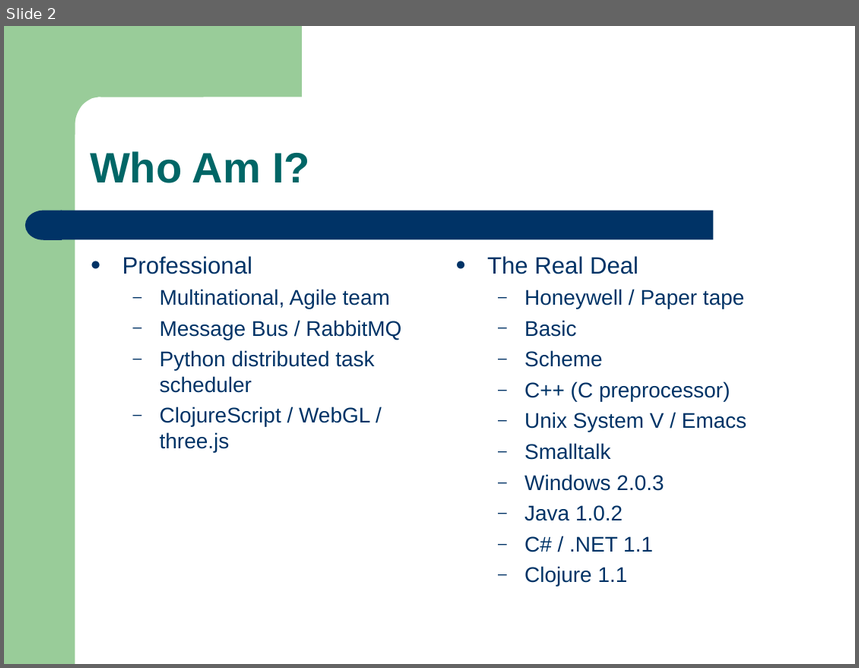
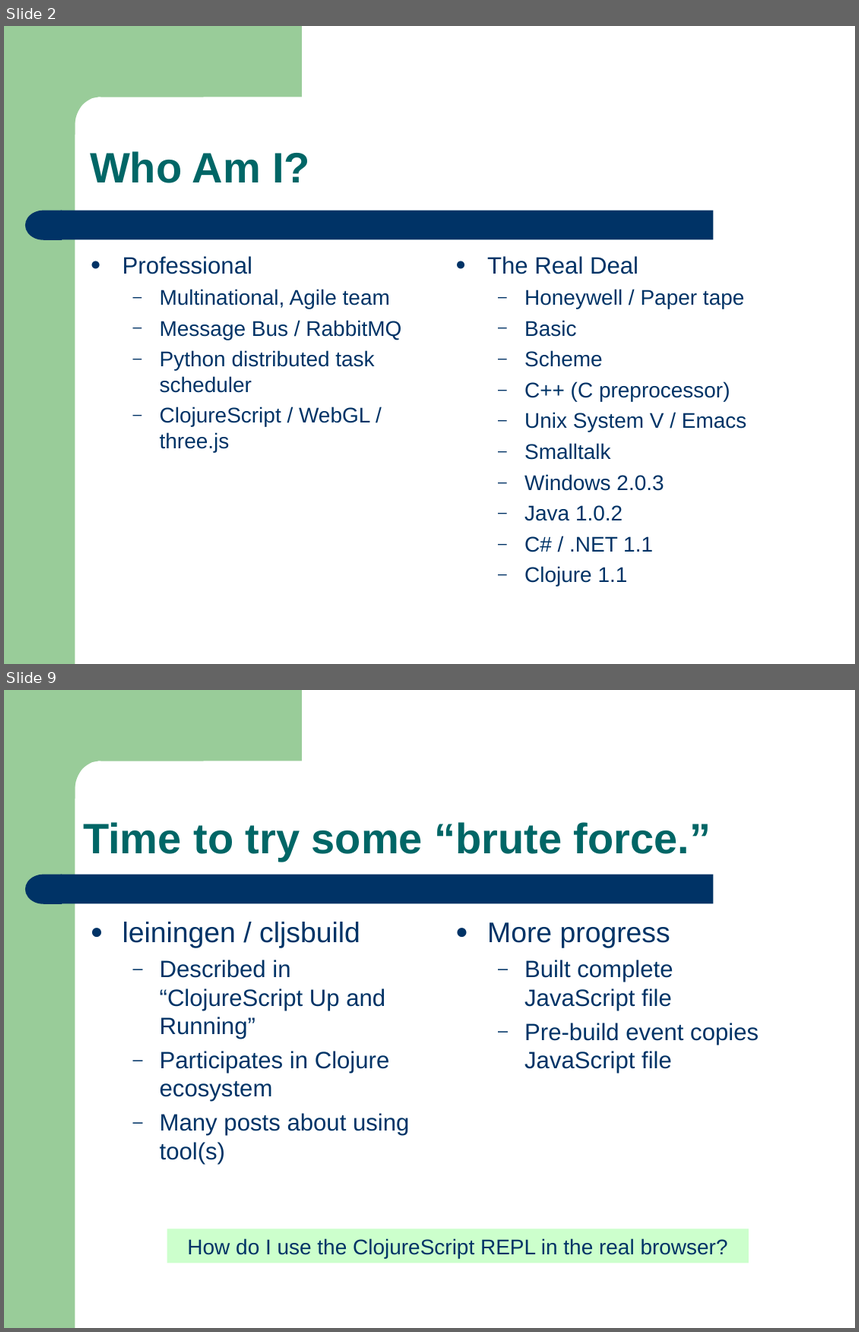
Before and after one commit to mrwizard82d1/yctiam, a slide deck: yctiam.ppt. Shown one above the other, each under a label of ours: slide 2 before the commit, slides 2 and 9 after it; the slides between them are not shown. The pictures are 859x668 and 859x1332 pixels, drawn with LibreOffice and Linux fonts; fonts in the diff are those of the drawing. Boxes give left, top, right and bottom in pixels: in the first picture for what was removed or moved away, otherwise in the second. Text is boxed around its words. In the diff, an @@ line names an element or a change of style, - is before the commit and + after.

```diff
--- a/yctiam.ppt
+++ b/yctiam.ppt
@@ slide 9 added at bbox=[4, 690, 855, 1328], background #FFFFFF; not listed: 4 template elements that a slide beside it also shows @@
@@ title added at bbox=[83, 822, 711, 861], 36 pt, text #006666, bold @@
+Time to try some “brute force.”
@@ text added at bbox=[123, 922, 409, 1164], 20 pt, text #003366 @@
+● leiningen / cljsbuild
+  – Described in “ClojureScript Up and Running”
+  – Participates in Clojure ecosystem
+  – Many posts about using tool(s)
@@ text added at bbox=[487, 923, 759, 1073], 20 pt, text #003366 @@
+● More progress
+  – Built complete JavaScript file
+  – Pre-build event copies JavaScript file
@@ rectangle added at bbox=[167, 1229, 749, 1263], fill #CCFFCC, 18 pt, text #003366 @@
+How do I use the ClojureScript REPL in the real browser?
```
Also in this commit, not shown: 8 slides changed, 3 other slides added, 3 slides removed.
